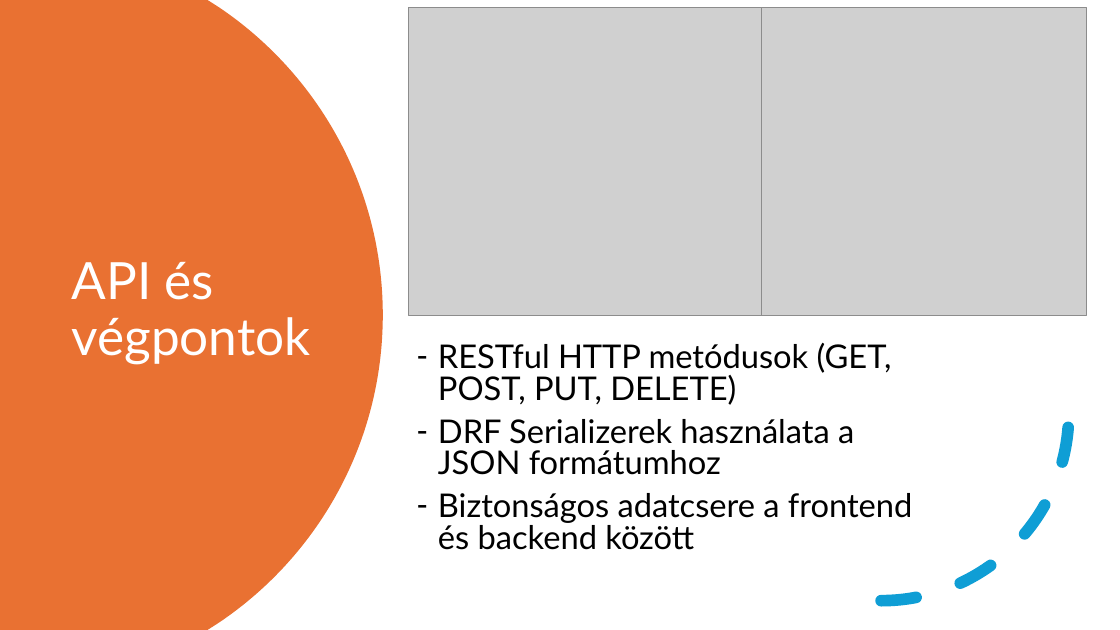
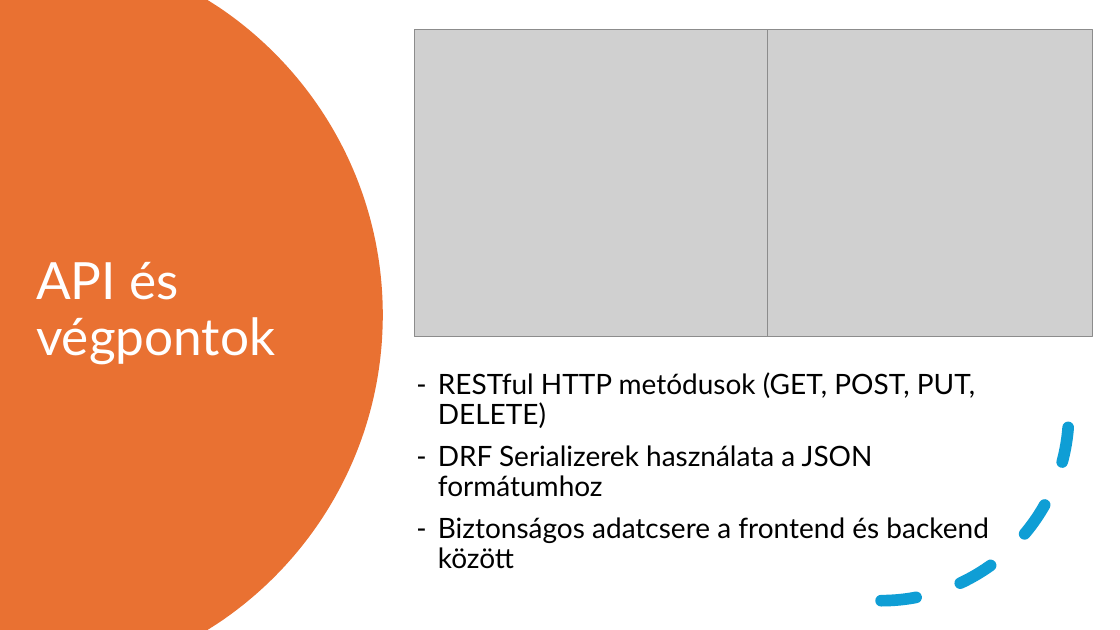
Before and after one commit to FesetoImre5/13_S1_8_vizsgaremek, a slide deck: slide 11 of Dokumentacio/Calentasker_bemutató.pptx (slide 7 before the commit). Drawn at 1120x630 pixels with LibreOffice and Linux fonts; fonts in the diff are those of the drawing; grey boxes stand for pictures. Boxes give left, top, right and bottom in pixels: in the first picture for what was removed or moved away, otherwise in the second. Text is boxed around its words. In the diff, an @@ line names an element or a change of style, - is before the commit and + after.

```diff
--- a/Dokumentacio/Calentasker_bemutató.pptx
+++ b/Dokumentacio/Calentasker_bemutató.pptx
@@ picture: place and size @@
-picture at bbox=[408, 8, 762, 315]
+picture at bbox=[414, 29, 768, 337]
@@ picture: place and size @@
-picture at bbox=[734, 8, 1087, 315]
+picture at bbox=[739, 29, 1093, 337]
@@ title "API és végpontok": place and size @@
-title "API és végpontok" at bbox=[71, 262, 310, 365]
+title "API és végpontok" at bbox=[36, 262, 275, 365]
@@ text "RESTful HTTP metódusok (GET, POST, ...": place and size @@
-text "RESTful HTTP metódusok (GET, POST, ..." at bbox=[438, 343, 912, 550]
+text "RESTful HTTP metódusok (GET, POST, ..." at bbox=[438, 372, 989, 569]
@@ text "RESTful HTTP metódusok (GET, POST, ..." at bbox=[438, 372, 989, 569]: size 28 to 24 pt; line spacing 0.8 to 0.9 @@
```
Also in this commit, not shown: 9 other slides changed, 2 slides added, 1 other file.
